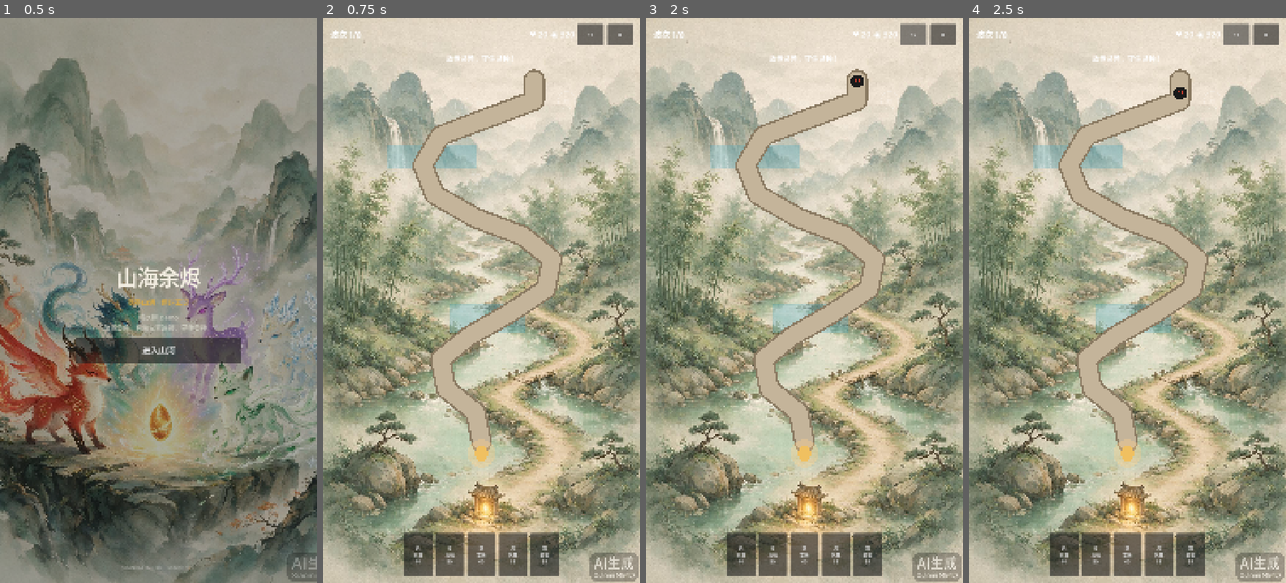
Above: before the commit, frames 1-4 (left to right).
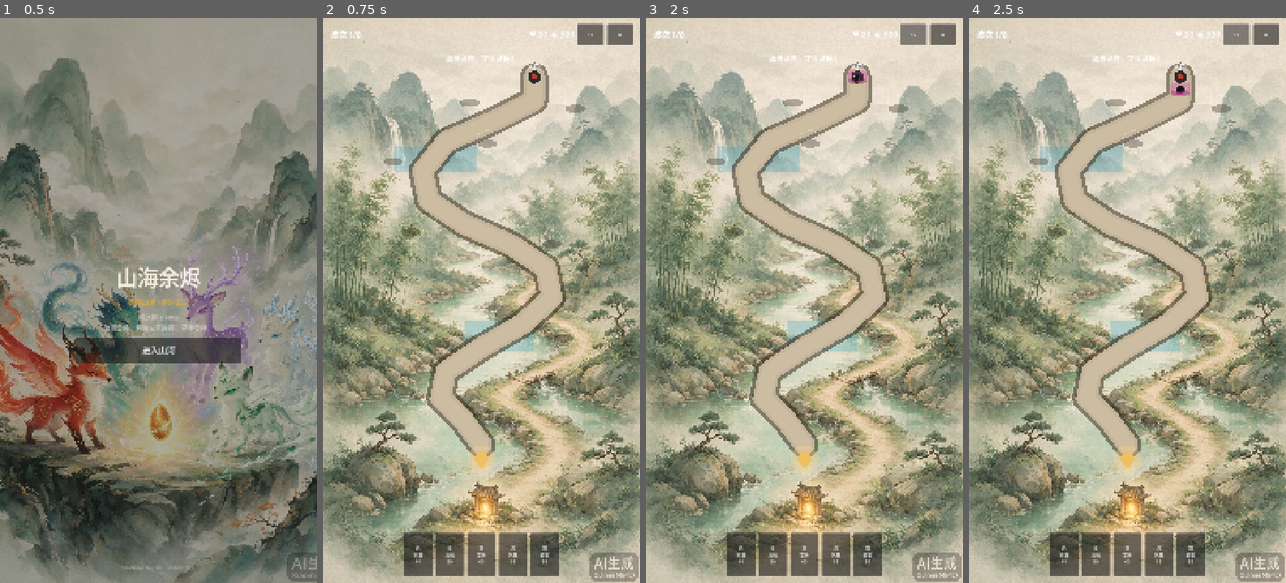
Above: after the commit, the same moments.

Repository: wnzc/MountainSeaAshes
Game: Godot game, scene res://scenes/ui/title_screen.tscn
The game is run twice, just before and just after one commit, with the same random seed, the same clock (stepped at 60 frames per second) and the same inputs.
Inputs:
- Up to frame 1 (0.5 s): no input
- Up to frame 2 (0.75 s): click "进入山河" at 0.5 s
- Up to frame 3 (2 s): click "×1" at 1.25 s
- Up to frame 4 (2.5 s): click "×2" at 2 s

Frame 1 is identical in both runs. In frame 2, 8.4% of the frame differs, in the area x 18-85%, y 7-80%; in frame 3, 8.5%; in frame 4, 8.6%.

Commit message:
present: spirit_red_feather.png (+7 source) — 新国风灵兽/怪物立绘与路线纹理；塔位贴线并修复 Dictionary 空值报错
Mimo-Presented-Path: godot/assets/characters/spirit_red_feather.png
Mimo-Presented-Path: godot/assets/characters/spirit_red_feather.png
Mimo-Related-For: godot/assets/characters/spirit_red_feather.png -> godot/assets/enemies/enemy_ink_blob.png
Mimo-Related-For: godot/assets/characters/spirit_red_feather.png -> godot/assets/enemies/enemy_ink_hound.png
Mimo-Related-For: godot/assets/characters/spirit_red_feather.png -> godot/assets/enemies/enemy_ink_shell.png
Mimo-Related-For: godot/assets/characters/spirit_red_feather.png -> godot/assets/enemies/enemy_ink_worm.png
Mimo-Related-For: godot/assets/characters/spirit_red_feather.png -> godot/scripts/battle/battle.gd
Mimo-Related-For: godot/assets/characters/spirit_red_feather.png -> godot/autoload/data_registry.gd
Mimo-Related-For: godot/assets/characters/spirit_red_feather.png -> godot/tests/visual_check.tscn

Diff:
--- a/godot/autoload/data_registry.gd
+++ b/godot/autoload/data_registry.gd
@@ -19,6 +19,7 @@
 		"attack_type": "projectile", "splash": 40.0, "status": "BURN", "status_duration": 2.5,
 		"projectile_speed": 420.0, "upgrade_cost": [50, 90], "upgrade_damage": [8.0, 12.0],
 		"desc": "喷吐火团，命中留下短暂燃烧",
+		"sprite": "res://assets/characters/spirit_red_feather.png",
 	},
 	"spirit.azure_scale": {
 		"id": "spirit.azure_scale", "name": "沧璃", "element": Element.WATER,
@@ -26,6 +27,7 @@
 		"attack_type": "projectile", "splash": 0.0, "status": "WET", "status_duration": 3.5,
 		"projectile_speed": 380.0, "upgrade_cost": [55, 100], "upgrade_damage": [5.0, 8.0],
 		"desc": "水弹使敌人潮湿并留下水迹",
+		"sprite": "res://assets/characters/spirit_azure_scale.png",
 	},
 	"spirit.thunder_horn": {
 		"id": "spirit.thunder_horn", "name": "雷角", "element": Element.LIGHTNING,
@@ -34,6 +36,7 @@
 		"prefer_wet": true, "status": "CHARGED", "status_duration": 1.8,
 		"projectile_speed": 0.0, "upgrade_cost": [70, 120], "upgrade_damage": [9.0, 14.0],
 		"desc": "闪电攻击，优先向潮湿目标弹射",
+		"sprite": "res://assets/characters/spirit_thunder_horn.png",
 	},
 	"spirit.wind_fox": {
 		"id": "spirit.wind_fox", "name": "风狸", "element": Element.WIND,
@@ -42,6 +45,7 @@
 		"status": "GUSTED", "status_duration": 1.5, "projectile_speed": 0.0,
 		"upgrade_cost": [55, 100], "upgrade_damage": [4.0, 6.0],
 		"desc": "风刃并推动扩散已有元素区域",
+		"sprite": "res://assets/characters/spirit_wind_fox.png",
 	},
 	"spirit.frost_fox": {
 		"id": "spirit.frost_fox", "name": "霜狐", "element": Element.ICE,
@@ -49,6 +53,7 @@
 		"attack_type": "projectile", "splash": 0.0, "status": "CHILL", "status_duration": 2.8,
 		"projectile_speed": 400.0, "upgrade_cost": [55, 100], "upgrade_damage": [5.0, 9.0],
 		"desc": "冰刺减速，潮湿目标更易冻结",
+		"sprite": "res://assets/characters/spirit_frost_fox.png",
 	},
 }
 
@@ -60,29 +65,34 @@
 const ENEMIES := {
 	"enemy.ink_blob": {
 		"id": "enemy.ink_blob", "name": "墨团", "max_hp": 80.0, "speed": 70.0,
-		"reward": 8, "radius": 24.0, "tag": "normal", "color": Color("1a1a1a"),
+		"reward": 8, "radius": 28.0, "tag": "normal", "color": Color("1a1a1a"),
 		"accent": Color("c23b2e"), "is_boss": false,
+		"sprite": "res://assets/enemies/enemy_ink_blob.png",
 	},
 	"enemy.ink_hound": {
 		"id": "enemy.ink_hound", "name": "蚀犬", "max_hp": 55.0, "speed": 110.0,
-		"reward": 9, "radius": 20.0, "tag": "fast", "color": Color("141414"),
+		"reward": 9, "radius": 24.0, "tag": "fast", "color": Color("141414"),
 		"accent": Color("e04040"), "is_boss": false,
+		"sprite": "res://assets/enemies/enemy_ink_hound.png",
 	},
 	"enemy.ink_shell": {
 		"id": "enemy.ink_shell", "name": "甲蚀", "max_hp": 220.0, "speed": 48.0,
-		"reward": 16, "radius": 30.0, "tag": "tank", "color": Color("0f0f0f"),
+		"reward": 16, "radius": 34.0, "tag": "tank", "color": Color("0f0f0f"),
 		"accent": Color("8a8a8a"), "is_boss": false,
+		"sprite": "res://assets/enemies/enemy_ink_shell.png",
 	},
 	"enemy.ink_worm": {
 		"id": "enemy.ink_worm", "name": "吞灵虫", "max_hp": 32.0, "speed": 82.0,
-		"reward": 4, "radius": 14.0, "tag": "swarm", "color": Color("1c1c1c"),
+		"reward": 4, "radius": 16.0, "tag": "swarm", "color": Color("1c1c1c"),
 		"accent": Color("666666"), "is_boss": false,
+		"sprite": "res://assets/enemies/enemy_ink_worm.png",
 	},
 	"enemy.ink_tiger": {
 		"id": "enemy.ink_tiger", "name": "蚀山君", "max_hp": 1800.0, "speed": 38.0,
-		"reward": 150, "radius": 52.0, "tag": "boss", "color": Color("0a0a0a"),
+		"reward": 150, "radius": 58.0, "tag": "boss", "color": Color("0a0a0a"),
 		"accent": Color("d0d0d0"), "is_boss": true,
 		"charge_interval": 8.0, "summon_interval": 12.0,
+		"sprite": "res://assets/enemies/enemy_ink_tiger.png",
 	},
 }
 
@@ -129,28 +139,28 @@
 	"base_hp": 20,
 	"starting_gold": 320,
 	"path": [
-		Vector2(720, 210), Vector2(720, 280), Vector2(560, 340), Vector2(400, 400),
-		Vector2(340, 500), Vector2(380, 600), Vector2(520, 680), Vector2(680, 740),
-		Vector2(780, 820), Vector2(760, 920), Vector2(640, 1000), Vector2(500, 1080),
-		Vector2(400, 1160), Vector2(420, 1260), Vector2(520, 1340), Vector2(540, 1440),
-	],
-	"base": Vector2(540, 1480),
-	"entry": Vector2(720, 210),
+		Vector2(720, 200), Vector2(720, 280), Vector2(580, 350), Vector2(420, 420),
+		Vector2(340, 520), Vector2(360, 620), Vector2(480, 700), Vector2(640, 770),
+		Vector2(760, 850), Vector2(780, 950), Vector2(680, 1040), Vector2(540, 1120),
+		Vector2(420, 1200), Vector2(400, 1290), Vector2(480, 1370), Vector2(540, 1450),
+	],
+	"base": Vector2(540, 1500),
+	"entry": Vector2(720, 200),
 	"slots": [
-		{"id": "S1", "pos": Vector2(480, 300), "neighbors": ["S2", "S3"]},
-		{"id": "S2", "pos": Vector2(830, 280), "neighbors": ["S1", "S4"]},
-		{"id": "S3", "pos": Vector2(250, 500), "neighbors": ["S1", "S5"]},
-		{"id": "S4", "pos": Vector2(520, 560), "neighbors": ["S2", "S5", "S6"]},
-		{"id": "S5", "pos": Vector2(560, 800), "neighbors": ["S3", "S4", "S6", "S7"]},
-		{"id": "S6", "pos": Vector2(880, 860), "neighbors": ["S4", "S5", "S8"]},
-		{"id": "S7", "pos": Vector2(380, 1040), "neighbors": ["S5", "S9"]},
-		{"id": "S8", "pos": Vector2(760, 1080), "neighbors": ["S6", "S10"]},
-		{"id": "S9", "pos": Vector2(300, 1260), "neighbors": ["S7", "S10"]},
-		{"id": "S10", "pos": Vector2(680, 1340), "neighbors": ["S8", "S9"]},
+		{"id": "S1", "pos": Vector2(500, 280), "neighbors": ["S2", "S3"]},
+		{"id": "S2", "pos": Vector2(860, 300), "neighbors": ["S1", "S4"]},
+		{"id": "S3", "pos": Vector2(240, 480), "neighbors": ["S1", "S5"]},
+		{"id": "S4", "pos": Vector2(560, 420), "neighbors": ["S2", "S5", "S6"]},
+		{"id": "S5", "pos": Vector2(300, 720), "neighbors": ["S3", "S4", "S6", "S7"]},
+		{"id": "S6", "pos": Vector2(780, 760), "neighbors": ["S4", "S5", "S8"]},
+		{"id": "S7", "pos": Vector2(400, 1100), "neighbors": ["S5", "S9"]},
+		{"id": "S8", "pos": Vector2(820, 1080), "neighbors": ["S6", "S10"]},
+		{"id": "S9", "pos": Vector2(280, 1260), "neighbors": ["S7", "S10"]},
+		{"id": "S10", "pos": Vector2(620, 1360), "neighbors": ["S8", "S9"]},
 	],
 	"water_zones": [
-		{"id": "w1", "pos": Vector2(370, 470), "size": Vector2(300, 80)},
-		{"id": "w2", "pos": Vector2(560, 1020), "size": Vector2(260, 100)},
+		{"id": "w1", "pos": Vector2(380, 480), "size": Vector2(280, 90)},
+		{"id": "w2", "pos": Vector2(600, 1080), "size": Vector2(240, 100)},
 	],
 }
 
--- a/godot/scripts/battle/battle.gd
+++ b/godot/scripts/battle/battle.gd
@@ -92,23 +92,54 @@
 	_draw_base()
 
 func _draw_path() -> void:
-	var line := Line2D.new()
-	line.points = path_points
-	line.width = 72.0
-	line.default_color = Color("8a7a62")
-	line.joint_mode = Line2D.LINE_JOINT_ROUND
-	line.begin_cap_mode = Line2D.LINE_CAP_ROUND
-	line.end_cap_mode = Line2D.LINE_CAP_ROUND
-	path_layer.add_child(line)
-
-	var top := Line2D.new()
-	top.points = path_points
-	top.width = 58.0
-	top.default_color = Color("c4b49a")
-	top.joint_mode = Line2D.LINE_JOINT_ROUND
-	top.begin_cap_mode = Line2D.LINE_CAP_ROUND
-	top.end_cap_mode = Line2D.LINE_CAP_ROUND
-	path_layer.add_child(top)
+	# 路基描边（更清晰）
+	var outline := Line2D.new()
+	outline.points = path_points
+	outline.width = 96.0
+	outline.default_color = Color(0.22, 0.18, 0.12, 0.55)
+	outline.joint_mode = Line2D.LINE_JOINT_ROUND
+	outline.begin_cap_mode = Line2D.LINE_CAP_ROUND
+	outline.end_cap_mode = Line2D.LINE_CAP_ROUND
+	path_layer.add_child(outline)
+
+	# 路面 + 可选纹理
+	var road := Line2D.new()
+	road.points = path_points
+	road.width = 72.0
+	road.default_color = Color("c4b49a")
+	road.joint_mode = Line2D.LINE_JOINT_ROUND
+	road.begin_cap_mode = Line2D.LINE_CAP_ROUND
+	road.end_cap_mode = Line2D.LINE_CAP_ROUND
+	var ptex: Texture2D = load("res://assets/maps/path_texture.png")
+	if ptex:
+		road.texture = ptex
+		road.texture_mode = Line2D.LINE_TEXTURE_TILE
+		road.width = 78.0
+	path_layer.add_child(road)
+
+	# 内侧亮边
+	var inner := Line2D.new()
+	inner.points = path_points
+	inner.width = 52.0
+	inner.default_color = Color(0.86, 0.80, 0.68, 0.35)
+	inner.joint_mode = Line2D.LINE_JOINT_ROUND
+	inner.begin_cap_mode = Line2D.LINE_CAP_ROUND
+	inner.end_cap_mode = Line2D.LINE_CAP_ROUND
+	path_layer.add_child(inner)
+
+	# 入口标记
+	var entry: Vector2 = DataRegistry.MAP["entry"]
+	var mark := _blob(Color("2a2a2a"), 22.0, 22.0)
+	mark.position = entry
+	path_layer.add_child(mark)
+	var mark2 := _blob(Color("c23b2e"), 10.0, 10.0)
+	mark2.position = entry
+	path_layer.add_child(mark2)
+	var elabel := Label.new()
+	elabel.text = "入口"
+	elabel.position = entry + Vector2(-24, -52)
+	elabel.add_theme_font_size_override("font_size", 22)
+	path_layer.add_child(elabel)
 
 func _draw_base() -> void:
 	var base: Vector2 = DataRegistry.MAP["base"]
@@ -151,16 +182,20 @@
 		body.input_event.connect(_on_slot_input.bind(s["id"]))
 		slot_layer.add_child(body)
 
-		var ring := _make_ring(Color(1, 1, 1, 0.25), 30.0, 2.0)
+		var ring := _make_ring(Color(1, 1, 1, 0.28), 38.0, 3.0)
 		ring.position = s["pos"]
 		ring.set_meta("slot_visual", s["id"])
 		slot_layer.add_child(ring)
+		# 塔座
+		var pad := _blob(Color(0.2, 0.18, 0.14, 0.35), 34.0, 14.0)
+		pad.position = s["pos"] + Vector2(0, 8)
+		slot_layer.add_child(pad)
 
 		var label := Label.new()
 		label.text = s["id"]
-		label.position = s["pos"] + Vector2(-12, -10)
+		label.position = s["pos"] + Vector2(-14, 28)
 		label.add_theme_font_size_override("font_size", 18)
-		label.modulate = Color(1, 1, 1, 0.4)
+		label.modulate = Color(1, 1, 1, 0.45)
 		label.set_meta("slot_label", s["id"])
 		slot_layer.add_child(label)
 
@@ -283,7 +318,7 @@
 		slot_panel.visible = false
 		return
 	var slot: Dictionary = slots[slot_id]
-	var spirit: Dictionary = slot["spirit"]
+	var spirit = slot["spirit"]
 	if spirit == null:
 		slot_panel_title.text = "空塔位 %s" % slot_id
 		slot_panel_meta.text = "先点下方灵兽卡，再点塔位放置"
@@ -361,7 +396,7 @@
 
 func upgrade_spirit(slot_id: String) -> bool:
 	var slot: Dictionary = slots[slot_id]
-	var spirit: Dictionary = slot["spirit"]
+	var spirit = slot["spirit"]
 	if spirit == null:
 		return false
 	var cost = get_upgrade_cost(spirit)
@@ -378,7 +413,7 @@
 
 func sell_spirit(slot_id: String) -> bool:
 	var slot: Dictionary = slots[slot_id]
-	var spirit: Dictionary = slot["spirit"]
+	var spirit = slot["spirit"]
 	if spirit == null:
 		return false
 	var refund: int = int(spirit["config"]["cost"] * 0.5) + (spirit["level"] - 1) * 20
@@ -457,17 +492,34 @@
 func _spawn_spirit_visual(spirit: Dictionary) -> void:
 	var root := Node2D.new()
 	root.position = spirit["pos"]
-	var col := DataRegistry.element_color(spirit["element"])
-	var body := _blob(col, 28.0, 24.0)
-	root.add_child(body)
-	var head := _blob(col, 18.0, 18.0, Vector2(0, -18))
-	root.add_child(head)
-	var eye := _blob(Color("1a1a1a"), 3.0, 3.0, Vector2(-5, -18))
-	root.add_child(eye)
-	var eye2 := _blob(Color("1a1a1a"), 3.0, 3.0, Vector2(5, -18))
-	root.add_child(eye2)
+	# 元素色底座光环
+	var pedestal := _make_ring(DataRegistry.element_color(spirit["element"]), 40.0, 3.0)
+	pedestal.default_color.a = 0.55
+	root.add_child(pedestal)
+	var glow := _blob(DataRegistry.element_color(spirit["element"]), 36.0, 12.0, Vector2(0, 22))
+	glow.color.a = 0.35
+	root.add_child(glow)
+
+	var spr := Sprite2D.new()
+	var path: String = spirit["config"].get("sprite", "")
+	if path != "" and ResourceLoader.exists(path):
+		spr.texture = load(path)
+		# 约 110px 宽，保证小图可读
+		var tw: float = maxf(spr.texture.get_width(), 1.0)
+		var s := 110.0 / tw
+		spr.scale = Vector2(s, s)
+		spr.offset = Vector2(0, -spr.texture.get_height() * s * 0.5)
+	else:
+		var col := DataRegistry.element_color(spirit["element"])
+		var body := _blob(col, 30.0, 26.0)
+		root.add_child(body)
+		var head := _blob(col, 20.0, 20.0, Vector2(0, -20))
+		root.add_child(head)
 	spirit_layer.add_child(root)
 	spirit["visual"] = root
+	spirit["sprite"] = spr
+	if spr.texture:
+		root.add_child(spr)
 
 func _blob(color: Color, rx: float, ry: float, offset: Vector2 = Vector2.ZERO) -> Polygon2D:
 	var p := Polygon2D.new()
@@ -503,17 +555,41 @@
 func _spawn_enemy_visual(enemy: Dictionary) -> void:
 	var root := Node2D.new()
 	root.position = enemy["pos"]
-	var body := _blob(enemy["config"]["color"], enemy["radius"], enemy["radius"] * 0.9)
-	root.add_child(body)
-	if enemy["config"]["is_boss"]:
-		var mask := _blob(Color("d0d0d0"), enemy["radius"] * 0.5, enemy["radius"] * 0.4, Vector2(0, -4))
-		root.add_child(mask)
-	var eye := _blob(enemy["config"]["accent"], 4.0, 4.0, Vector2(-7, -2))
-	root.add_child(eye)
-	var eye2 := _blob(enemy["config"]["accent"], 4.0, 4.0, Vector2(7, -2))
-	root.add_child(eye2)
+	# 地面阴影
+	var shadow := _blob(Color(0, 0, 0, 0.25), enemy["radius"] * 1.1, enemy["radius"] * 0.4, Vector2(0, enemy["radius"] * 0.35))
+	root.add_child(shadow)
+
+	var spr := Sprite2D.new()
+	var spath: String = enemy["config"].get("sprite", "")
+	if spath != "" and ResourceLoader.exists(spath):
+		spr.texture = load(spath)
+		var target_w: float = enemy["radius"] * 2.4
+		if enemy["config"]["is_boss"]:
+			target_w = enemy["radius"] * 2.6
+		elif enemy["config"]["tag"] == "swarm":
+			target_w = enemy["radius"] * 2.2
+		var tw: float = maxf(spr.texture.get_width(), 1.0)
+		var s := target_w / tw
+		spr.scale = Vector2(s, s)
+		spr.offset = Vector2(0, -spr.texture.get_height() * s * 0.45)
+		root.add_child(spr)
+	else:
+		var body := _blob(enemy["config"]["color"], enemy["radius"], enemy["radius"] * 0.9)
+		root.add_child(body)
+		var eye := _blob(enemy["config"]["accent"], 4.0, 4.0, Vector2(-7, -2))
+		root.add_child(eye)
+		var eye2 := _blob(enemy["config"]["accent"], 4.0, 4.0, Vector2(7, -2))
+		root.add_child(eye2)
+
+	# 状态染色环（元素表现）
+	var status := _make_ring(Color(1, 1, 1, 0.0), enemy["radius"] + 6.0, 3.0)
+	status.set_meta("status_ring", true)
+	root.add_child(status)
+
 	enemy_layer.add_child(root)
 	enemy["visual"] = root
+	enemy["sprite"] = spr
+	enemy["status_ring"] = status
 
 func _burst(pos: Vector2, color: Color, n: int) -> void:
 	for i in n:
@@ -1028,9 +1104,25 @@
 		e["pos"] = _point_on_path(e["progress"])
 		if e.has("visual") and is_instance_valid(e["visual"]):
 			e["visual"].position = e["pos"]
+		_update_status_tint(e)
 		if e["is_boss"]:
 			_update_boss(e, dt)
 	enemies = enemies.filter(func(e): return e["alive"])
+
+func _update_status_tint(e) -> void:
+	if not e.has("status_ring") or not is_instance_valid(e["status_ring"]):
+		return
+	var ring: Line2D = e["status_ring"]
+	var now := Time.get_ticks_msec() / 1000.0
+	if now < e["frozen_until"]:
+		ring.default_color = Color(0.66, 0.83, 0.91, 0.85)
+	elif e["element"] >= 0:
+		ring.default_color = DataRegistry.element_color(e["element"])
+		ring.default_color.a = 0.55
+	elif now < e["burn_until"]:
+		ring.default_color = Color(0.91, 0.36, 0.23, 0.45)
+	else:
+		ring.default_color = Color(1, 1, 1, 0.0)
 
 func _reach_base(e) -> void:
 	e["reached"] = true
--- /dev/null
+++ b/godot/tests/visual_check.tscn
@@ -0,0 +1,6 @@
+[gd_scene load_steps=2 format=3 uid="uid://visual_check_sh"]
+
+[ext_resource type="Script" path="res://tests/visual_check.gd" id="1"]
+
+[node name="VisualCheck" type="Node"]
+script = ExtResource("1")
Binary file added: godot/assets/characters/spirit_red_feather.png
Binary file added: godot/assets/enemies/enemy_ink_blob.png
Binary file added: godot/assets/enemies/enemy_ink_hound.png
Binary file added: godot/assets/enemies/enemy_ink_shell.png
Binary file added: godot/assets/enemies/enemy_ink_worm.png
